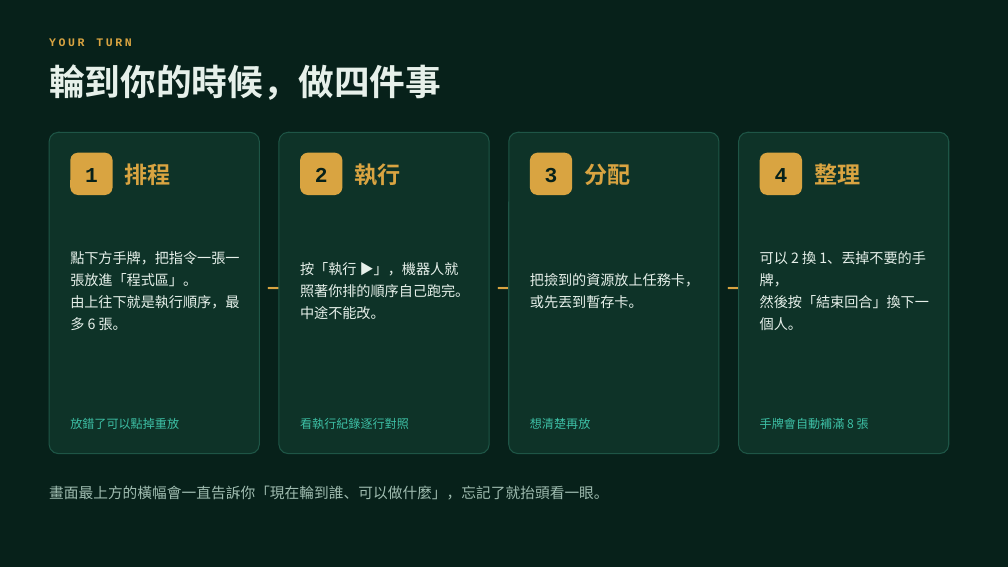
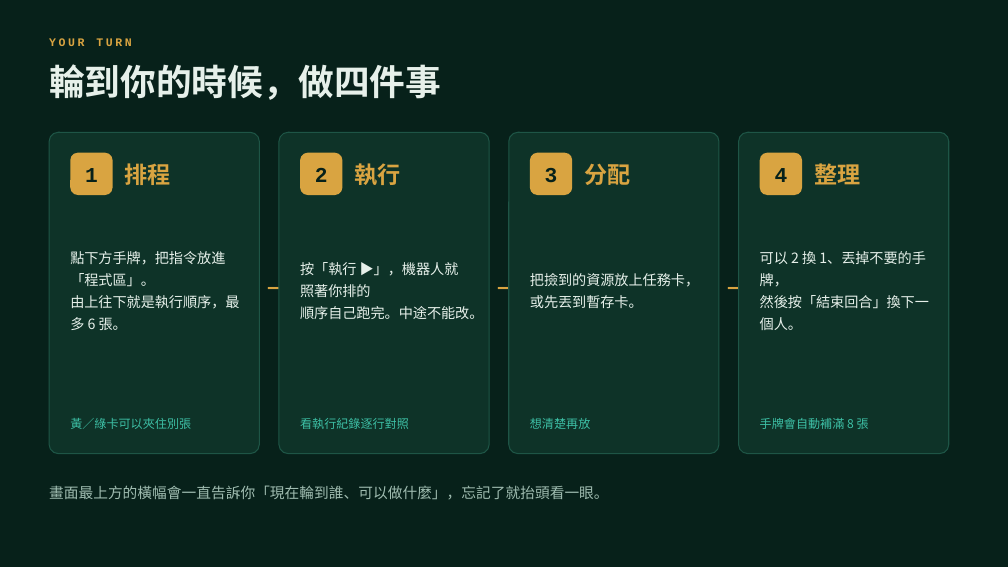
Before and after one commit to jack1214w/robot-city, a slide deck: slide 4 of 機器人蓋城市-遊戲規則.pptx. Drawn at 1008x567 pixels with LibreOffice and Linux fonts; fonts in the diff are those of the drawing. Boxes give left, top, right and bottom in pixels: in the first picture for what was removed or moved away, otherwise in the second. Text is boxed around its words. In the diff, an @@ line names an element or a change of style, - is before the commit and + after.

```diff
--- a/機器人蓋城市-遊戲規則.pptx
+++ b/機器人蓋城市-遊戲規則.pptx
@@ text at box(70, 251, 225, 287): text changed @@
-點下方手牌，把指令一張一張放進「程式區」。
+點下方手牌，把指令放進「程式區」。
@@ text at box(300, 262, 483, 319): spaces changed @@
-按「執行 ▶」，機器人就照著你排的順序自己跑完。
-中途不能改。
+按「執行 ▶」，機器人就照著你排的
+順序自己跑完。中途不能改。
@@ text at box(70, 418, 191, 429): text changed @@
-放錯了可以點掉重放
+黃／綠卡可以夾住別張
```
Also in this commit, not shown: 3 other slides changed, 1 slide added, 1 slide removed.
